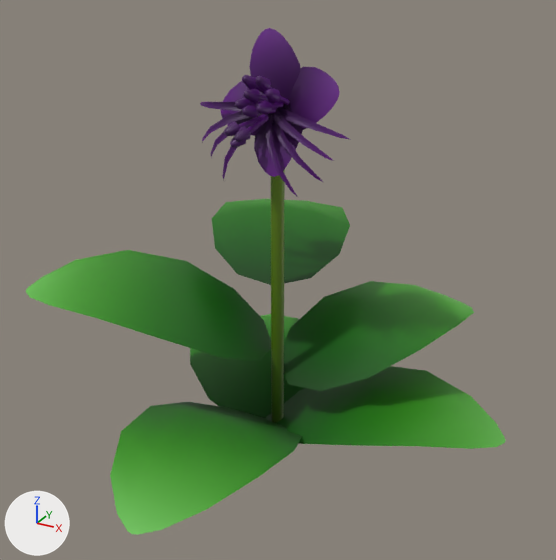
An edit to the FBX model Assets/Meshes/SM_BlackBat.fbx, drawn before and after from the same camera.
The view is the same before and after, from a 50 mm lens placed at (1.75, -3.23, 2.43), pointed at (0.07, -0.18, 0.91). The lights are fixed; the arrows at lower left show +X, +Y and +Z. Where no turn or scale is listed for an object, it has been applied to the vertices. Vertices at the same position are counted once.

Objects in the first picture: 'SM_BlackBat'.
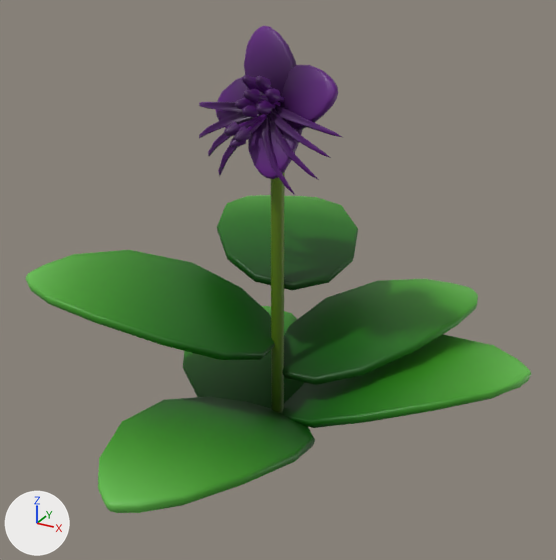
Boxes (x1, y1, x2, y2) around the edits, measured in the pictures (556 x 560 px):
'SM_BlackBat', reshaped
    before: (26, 28, 506, 535)
    after: (25, 26, 532, 513)
part 1 of me_mesh, rebuilt (13% taller)
    before: (266, 366, 506, 449)
    after: (282, 334, 532, 428)
part 2 of me_mesh, rebuilt (6% wider)
    before: (190, 314, 304, 418)
    after: (183, 306, 304, 409)
part 3 of me_mesh, rebuilt
    before: (26, 250, 271, 360)
    after: (25, 250, 275, 360)
part 4 of me_mesh, rebuilt (10% taller)
    before: (212, 199, 350, 285)
    after: (217, 195, 358, 290)
part 5 of me_mesh, rebuilt
    before: (283, 281, 474, 391)
    after: (282, 279, 478, 385)
part 6 of me_mesh, rebuilt (13% wider, 12% shorter)
    before: (110, 402, 302, 535)
    after: (98, 396, 315, 513)
part 7 of me_mesh, rebuilt
    before: (277, 107, 351, 140)
    after: (271, 103, 344, 138)
part 8 of me_mesh, added (purple)
    after: (216, 77, 271, 128)
part 9 of me_mesh, added (purple)
    after: (269, 108, 331, 158)
part 10 of me_mesh, built on
    before: (201, 28, 340, 197)
    after: (199, 26, 338, 195)

Diff of the bpy script that builds the scene:
```diff
--- a/Assets/Meshes/SM_BlackBat.fbx.py
+++ b/Assets/Meshes/SM_BlackBat.fbx.py
@@ me_mesh @@
 # used by ob_sm_blackbat; location = (0.0, 0.0, 0.0)
-me_mesh.from_pydata(...)  # 882 vertices, 704 faces; spans x -1.16..1.17, y -1.36..1.11, z -0.02..2.07
+me_mesh.from_pydata(...)  # 1909 vertices, 1856 faces; spans x -1.18..1.24, y -1.4..1.1, z 0.0..2.07
+# me_mesh part 1: the loose piece of 25 vertices spanning x -0.1..1.17, y -0.32..0.51, z -0.01..0.25 is rebuilt with 82 vertices and now spans x -0.03..1.24, y -0.25..0.59, z 0.03..0.45
+# me_mesh part 2: the loose piece of 25 vertices spanning x -0.92..0.11, y -0.18..0.92, z -0.02..0.22 is rebuilt with 82 vertices and now spans x -0.96..0.07, y -0.22..0.94, z 0.0..0.22
+# me_mesh part 3: the loose piece of 25 vertices spanning x -1.16..0.01, y -0.79..0.12, z 0.45..0.87 is rebuilt with 82 vertices and now spans x -1.18..0.04, y -0.77..0.13, z 0.47..0.88
+# me_mesh part 4: the loose piece of 25 vertices spanning x -0.71..0.18, y -0.11..1.11, z 0.78..1.04 is rebuilt with 82 vertices and now spans x -0.71..0.25, y -0.12..1.1, z 0.8..1.0
+# me_mesh part 5: the loose piece of 25 vertices spanning x -0.07..0.82, y -0.18..1.03, z 0.31..0.6 is rebuilt with 82 vertices and now spans x -0.11..0.83, y -0.15..1.07, z 0.3..0.58
+# me_mesh part 6: the loose piece of 25 vertices spanning x -0.43..0.36, y -1.36..-0.06, z -0.01..0.33 is rebuilt with 82 vertices and now spans x -0.39..0.42, y -1.4..-0.08, z 0.03..0.4
+# me_mesh part 7: the loose piece of 25 vertices spanning x 0.01..0.43, y -0.25..-0.09, z 1.64..1.75 is rebuilt with 82 vertices and now spans x -0.01..0.41, y -0.27..-0.09, z 1.66..1.76
+# me_mesh part 8: a new loose piece of 82 vertices spanning x -0.32..0.04, y -0.17..-0.04, z 1.59..1.87, in mat_m_cozyspringjam_plants (picture img_t_cozyspringjam_basecolour_png)
+# me_mesh part 9: a new loose piece of 82 vertices spanning x -0.02..0.37, y -0.3..-0.1, z 1.57..1.75, in mat_m_cozyspringjam_plants (picture img_t_cozyspringjam_basecolour_png)
+# me_mesh part 10: 24 vertices moved from x -0.3..0.3, y -0.25..-0.02, z 1.38..2.07 to x -0.3..0.3, y -0.25..-0.02, z 1.47..2.07; 205 vertices removed from x -0.42..0.39, y -0.3..-0.02, z 1.35..2.06; 669 vertices added at x -0.45..0.37, y -0.31..0.02, z 1.37..2.07
 me_mesh.materials.append(mat_m_cozyspringjam_plants)
```
